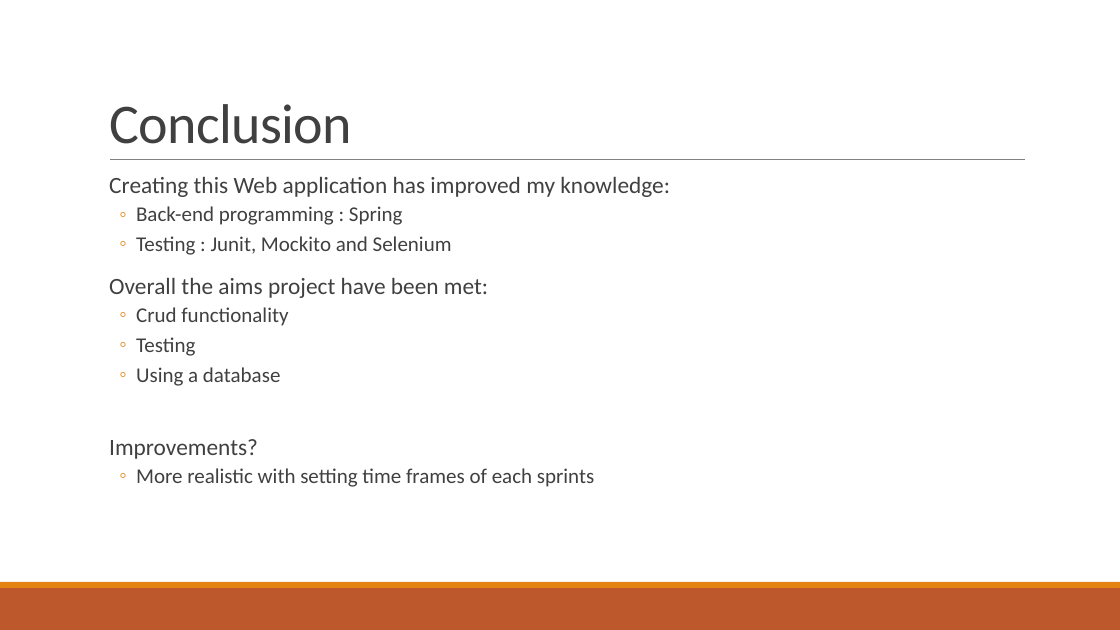
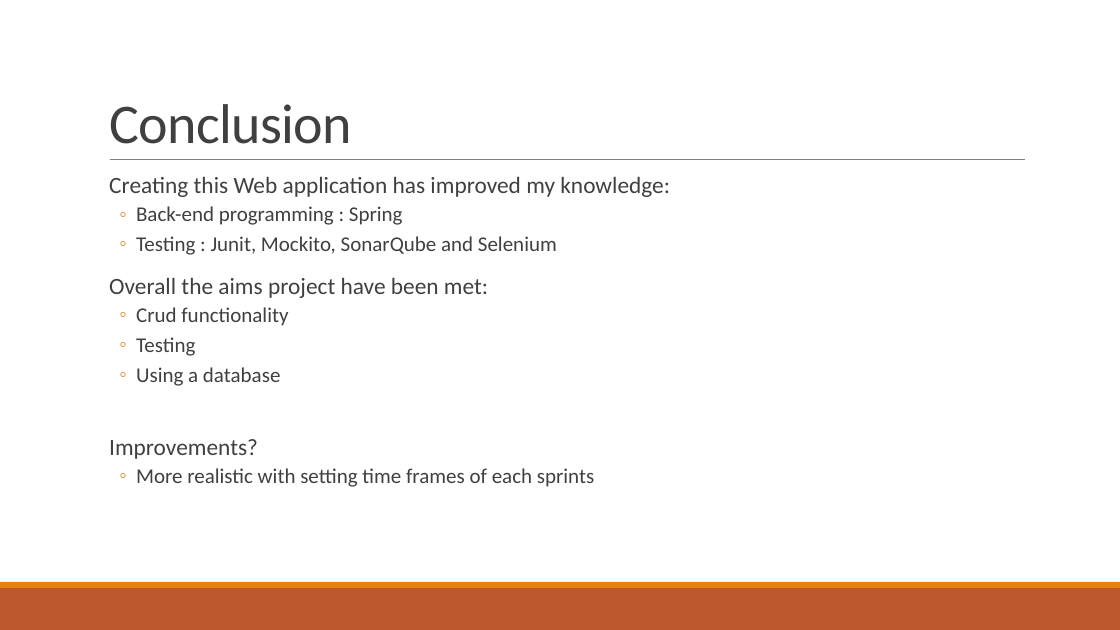
Before and after one commit to HaarismoghalQA/HobbyProject, a slide deck: slide 17 of Documentation/HobbyProject.pptx (slide 14 before the commit). Drawn at 1120x630 pixels with LibreOffice and Linux fonts; fonts in the diff are those of the drawing. Boxes give left, top, right and bottom in pixels: in the first picture for what was removed or moved away, otherwise in the second. Text is boxed around its words. In the diff, an @@ line names an element or a change of style, - is before the commit and + after.

Commit message:
fixing selenium tests

```diff
--- a/Documentation/HobbyProject.pptx
+++ b/Documentation/HobbyProject.pptx
@@ text at (136,236,557,255): text changed @@
-  ◦ Testing : Junit, Mockito and Selenium
+  ◦ Testing : Junit, Mockito, SonarQube and Selenium
```
Also in this commit, not shown: 6 other slides changed, 4 slides added, 1 slide removed, 8 other files.
